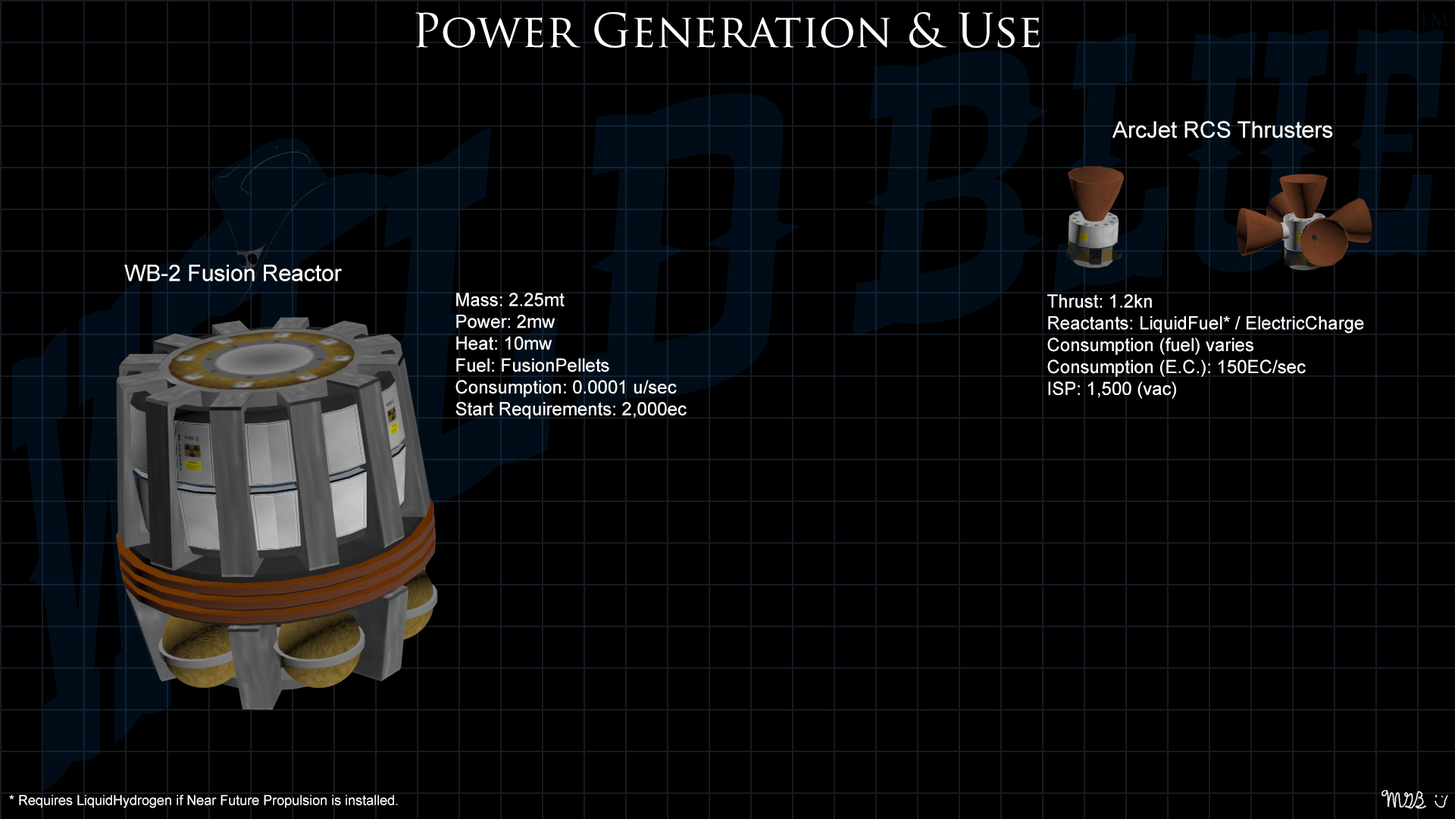
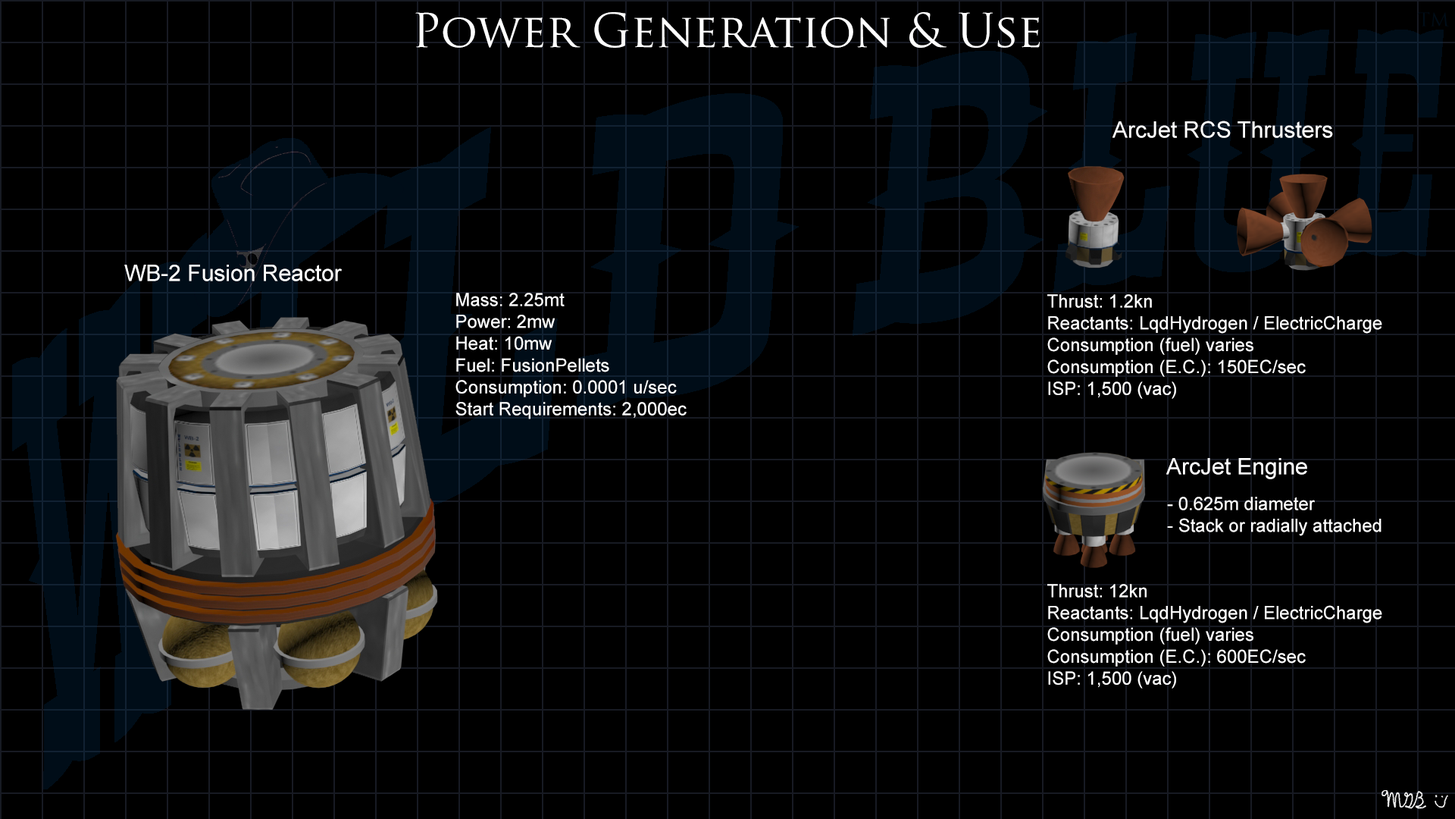
Two versions of the same layered image (1455 x 819). Layer-by-layer changes:
added layer "ArcJet Engine" above "ArcJet RCS Thrusters" over left=1166, top=457, right=1308, bottom=480
removed layer "* Requires LiquidHydrogen if Near Future Propulsion is installe" over left=9, top=794, right=398, bottom=809
added layer "Layer 4" above "- 0.625m diameter - Stack or radially attached" over left=1042, top=451, right=1147, bottom=568
added layer "- 0.625m diameter - Stack or radially attached" above "Thrust: 12kn Reactants: LqdHydrogen / ElectricCharge Consumptio" over left=1167, top=496, right=1382, bottom=536
added layer "Thrust: 12kn Reactants: LqdHydrogen / ElectricCharge Consumptio" above "Thrust: 1.2kn Reactants: LqdHydrogen / ElectricCharge Consumpti" over left=1047, top=583, right=1383, bottom=689
renamed "Thrust: 1.2kn Reactants: LiquidFuel* / ElectricCharge Consumpti" to "Thrust: 1.2kn Reactants: LqdHydrogen / ElectricCharge Consumpti", painted on it over left=1149, top=315, right=1383, bottom=334
